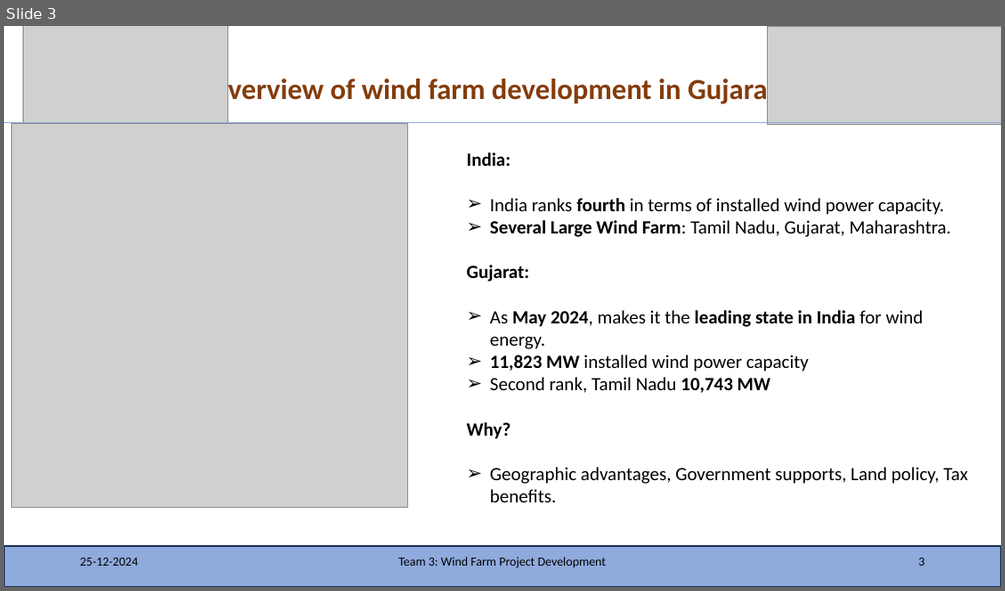
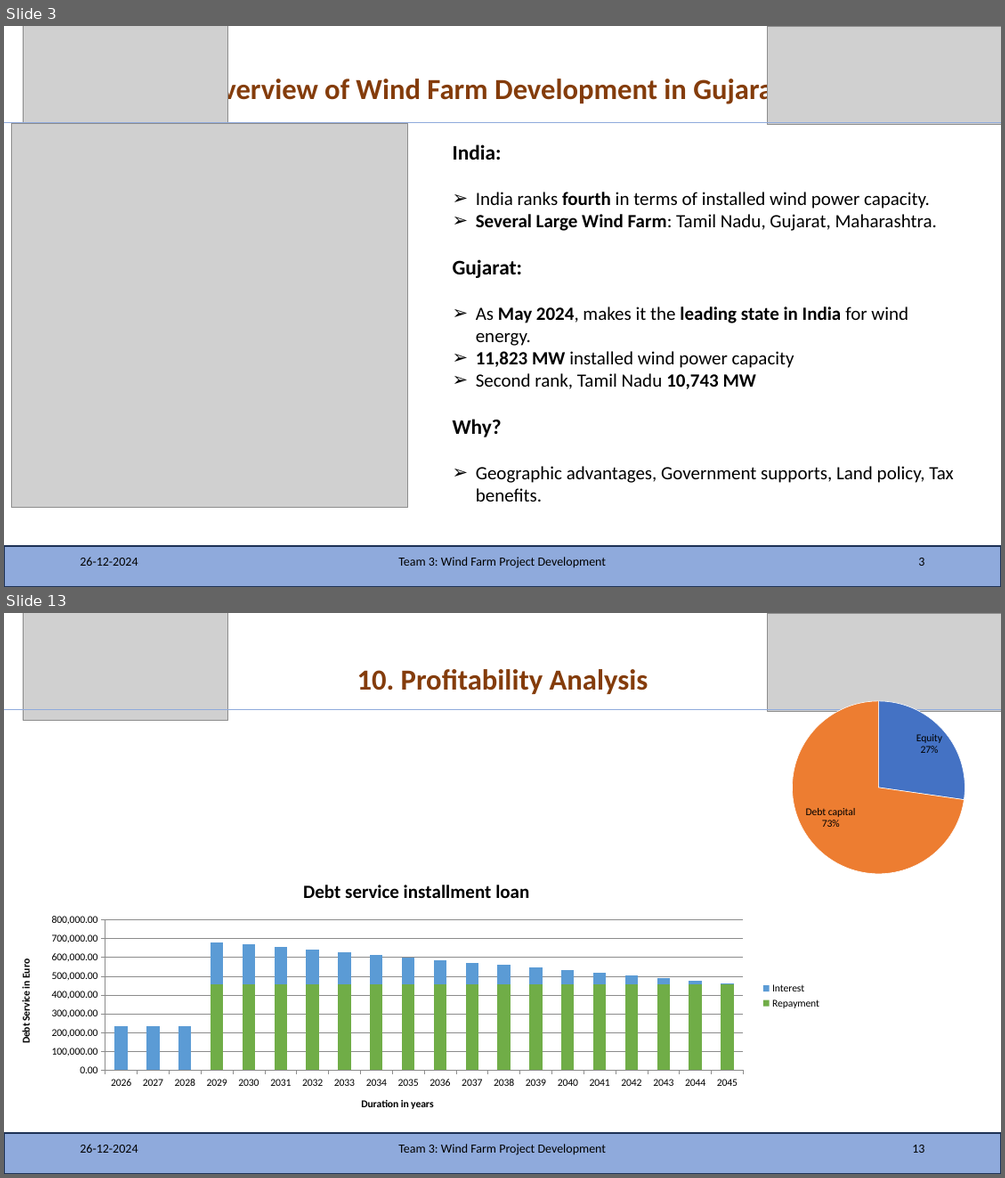
Before and after one commit to KSoni1505/Wind-Farm-Project-Development, a slide deck: Team_3_India.pptx. Shown one above the other, each under a label of ours: slide 3 before the commit, slides 3 and 13 after it; the slides between them are not shown. The pictures are 1005x591 and 1005x1178 pixels, drawn with LibreOffice and Linux fonts; fonts in the diff are those of the drawing; grey boxes stand for pictures. Boxes give left, top, right and bottom in pixels: in the first picture for what was removed or moved away, otherwise in the second. Text is boxed around its words. In the diff, an @@ line names an element or a change of style, - is before the commit and + after.

```diff
--- a/Team_3_India.pptx
+++ b/Team_3_India.pptx
@@ slide 13 added at [4, 613, 1001, 1174], background #FFFFFF @@
@@ picture added at [23, 613, 228, 720] @@
@@ picture added at [768, 613, 1001, 712] @@
@@ title added at [357, 669, 648, 694], 28 pt, text #843C0B, bold @@
+10. Profitability Analysis
@@ pie chart added at [665, 690, 1001, 896] @@
+categories: Eigenkapital, Fremdkapital
+Series 1: 27.27, 72.73
@@ line added from (4, 709) to (1001, 709), #8FAADC 0.5 pt @@
@@ column stacked chart added at [4, 866, 829, 1126] @@
+title "Debt service installment loan "
+categories: 2026, 2027, 2028, 2029, 2030, 2031, 2032, 2033, 2034, 2035, 2036, 2037, 2038, 2039, 2040, 2041, 2042, 2043, 2044, 2045
+Repayment: -, -, -, 460000, 460000, 460000, 460000, 460000, 460000, 460000, 460000, 460000, 460000, 460000, 460000, 460000, 460000, 460000, 460000, 460000
+Interest: 230000, 230000, 230000, 230000, 210000, 200000, 180000, 170000, 160000, 140000, 130000, 120000, 100000, 90000, 80000, 60000, 50000, 30000, 20000, 10000
@@ rectangle added at [4, 1133, 1001, 1174], fill #8FAADC, outline #1E3256 1 pt @@
@@ text added at [80, 1143, 138, 1152], 12 pt, text #000000 @@
+26-12-2024
@@ text added at [398, 1143, 607, 1155], 12 pt, text #000000 @@
+Team 3: Wind Farm Project Development
@@ page number added at [912, 1144, 924, 1152], 12 pt, text #000000 @@
+13
@@ slide 3 changed as well @@
@@ title at [202, 75, 783, 106]: text changed @@
-1. Overview of wind farm development in Gujarat
+1. Overview of Wind Farm Development in Gujarat
@@ text "India:": place and size @@
-text "India:" at [467, 152, 968, 502]
+text "India:" at [453, 144, 954, 501]
@@ text at [453, 144, 523, 437]: size 18 to 20 pt in "India:", "Gujarat:", "Why?" @@
```
Also in this commit, not shown: 2 other slides changed, 15 other slides added.
